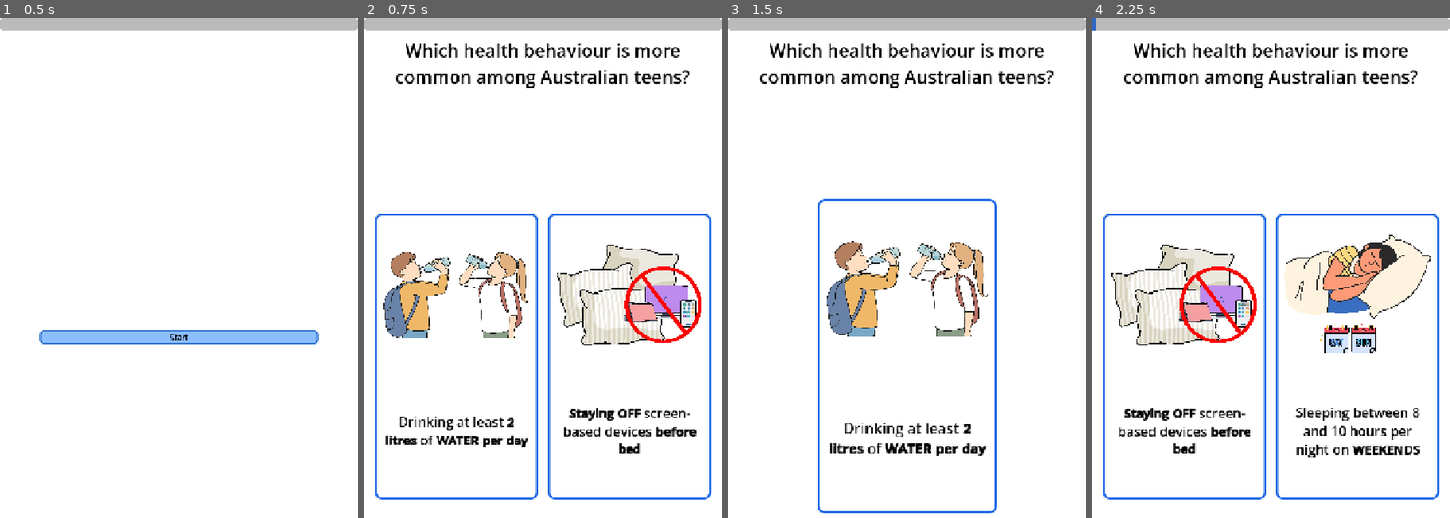
Above: before the commit, frames 1-4 (left to right).
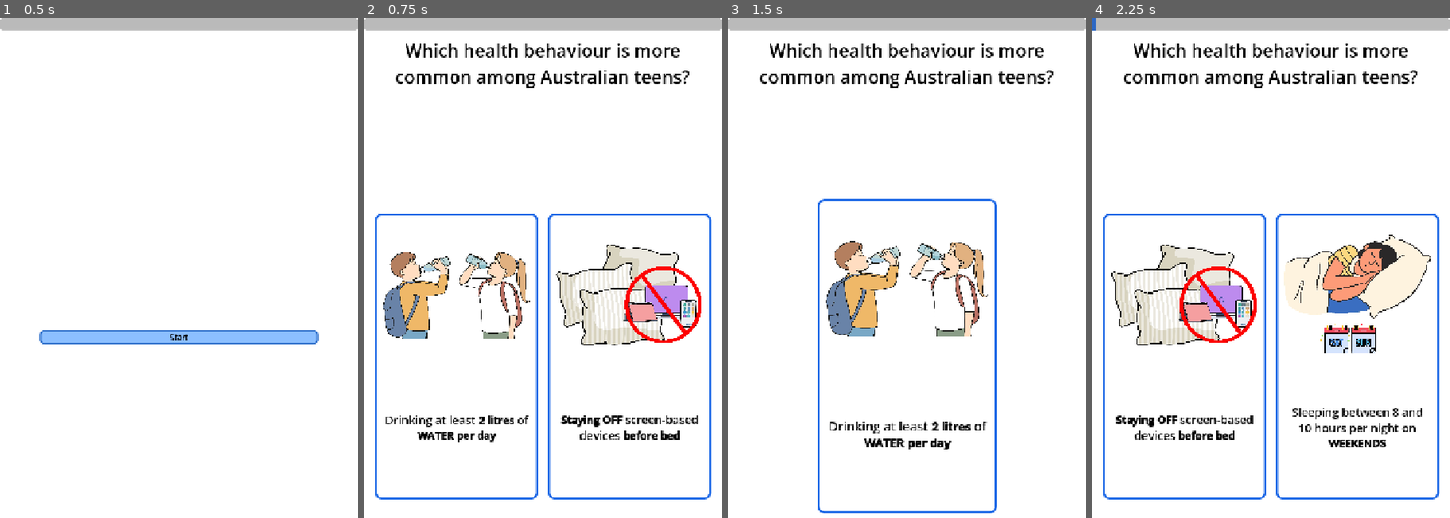
Above: after the commit, the same moments.

Repository: wwang25/social-sampling-test5
Game: Godot game, scene res://main.tscn
The game is run twice, just before and just after one commit, with the same random seed, the same clock (stepped at 60 frames per second) and the same inputs.
Inputs (mouse positions are in pixels of both pictures, inside the frame that each line leads up to):
- Up to frame 1 (0.5 s): no input
- Up to frame 2 (0.75 s): click "Start" at 0.5 s
- Up to frame 3 (1.5 s): tap Enter at 1.25 s; drag from (821, 358) to (942, 198) at 1.27 s
- Up to frame 4 (2.25 s): drag from (1199, 368) to (1253, 463) at 2.02 s

Frame 1 is identical in both runs. In frame 2, 3.1% of the frame differs, in the area x 3-97%, y 39-96%; in frame 3, 1.7%; in frame 4, 3.4%.

Commit message:
Update font

Diff:
--- a/main.gd
+++ b/main.gd
@@ -147,18 +147,20 @@
 
 
 
+
 # Sizes and centres the two cards to suit the current screen.
 func _layout() -> void:
-	var card_size: Vector2 = left_card.size
-	var pair_width := card_size.x * 2.0 + CARD_GAP
+	var base_size: Vector2 = left_card.BASE_SIZE
+	var pair_width := base_size.x * 2.0 + CARD_GAP
 
 	# Scale so the pair uses up to 94% of the width and 55% of the height.
-	var s := minf(size.x * 0.94 / pair_width, size.y * 0.55 / card_size.y)
+	var s := minf(size.x * 0.94 / pair_width, size.y * 0.55 / base_size.y)
 	s = minf(s, MAX_CARD_SCALE)
 
-	# Cards scale around their centre, so place them by their centres.
+	# The cards are really resized, so work with their final size.
+	var card_size := base_size * s
 	var centre := size / 2.0 + Vector2(0, 40)  # slightly low, leaving room for the prompt
-	var half_gap := (card_size.x + CARD_GAP) * s / 2.0
+	var half_gap := (base_size.x + CARD_GAP) * s / 2.0
 	left_card.set_layout(centre - Vector2(half_gap, 0) - card_size / 2.0, s)
 	right_card.set_layout(centre + Vector2(half_gap, 0) - card_size / 2.0, s)
 
--- a/option_card.gd
+++ b/option_card.gd
@@ -15,6 +15,11 @@
 var enabled := false
 var tween: Tween
 var base_scale := 1.0
+
+const BASE_SIZE := Vector2(320, 560)   # card size at scale 1.0 (main.gd reads this)
+const BASE_CONTENT := 288.0            # image width/height and label width at scale 1.0
+var base_font_size := 22
+var base_bold_font_size := 20
 
 const BORDER_COLOR := Color(0.1, 0.4, 0.9)  # blue
 const BORDER_WIDTH := 4
@@ -154,8 +159,14 @@
 
 # Called by main.gd whenever the screen size changes.
 func set_layout(pos: Vector2, new_scale: float) -> void:
-	base_scale = new_scale
+	base_scale = 1.0  # the node itself is never scaled, so text is drawn at its real size
+	size = BASE_SIZE * new_scale
+	pivot_offset = size / 2.0
+	image.custom_minimum_size = Vector2(BASE_CONTENT, BASE_CONTENT) * new_scale
+	label.custom_minimum_size.x = BASE_CONTENT * new_scale
+	label.add_theme_font_size_override("normal_font_size", roundi(base_font_size * new_scale))
+	label.add_theme_font_size_override("bold_font_size", roundi(base_bold_font_size * new_scale))
 	rest_position = pos
 	if enabled:
 		position = pos
-		scale = Vector2.ONE * base_scale
+		scale = Vector2.ONE
--- a/option_card.tscn
+++ b/option_card.tscn
@@ -36,7 +36,5 @@
 [node name="Label" type="RichTextLabel" parent="VBox" unique_id=656224927]
 layout_mode = 2
 size_flags_vertical = 3
-theme_override_font_sizes/normal_font_size = 26
-theme_override_font_sizes/bold_font_size = 24
 horizontal_alignment = 1
 vertical_alignment = 1
Not shown, added: devicetest3/social-sampling-test.apple-touch-icon.png.import
Not shown, added: devicetest3/social-sampling-test.icon.png.import
Not shown, added: devicetest3/social-sampling-test.png.import
Not shown, changed: devicetest3/social-sampling-test.pck
